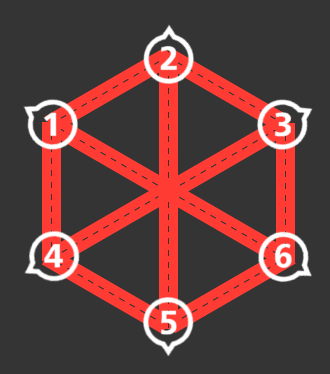
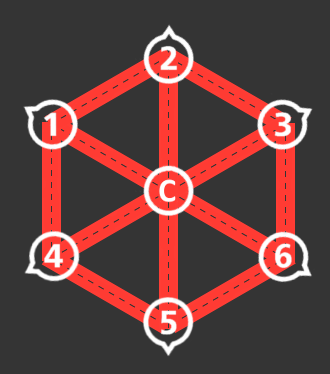
Layers edited between the first and the second 330 × 374 image:
painted on "Calque Copié #1" over <box>135,165,194,217</box>
